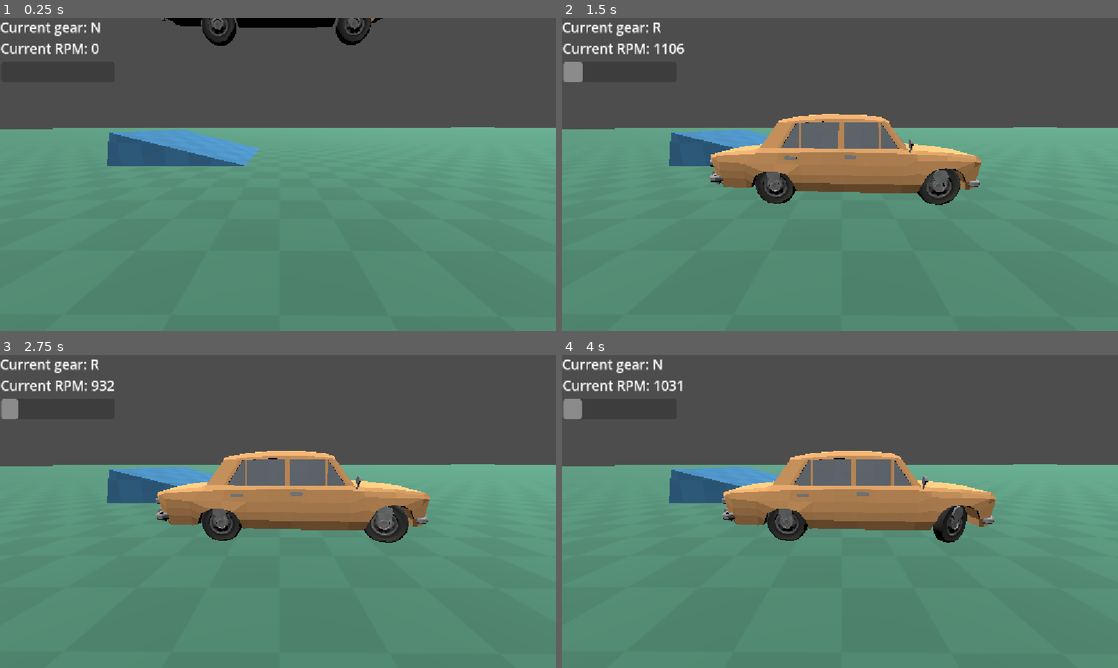
Above: before the commit, frames 1-4 (two rows, left to right).
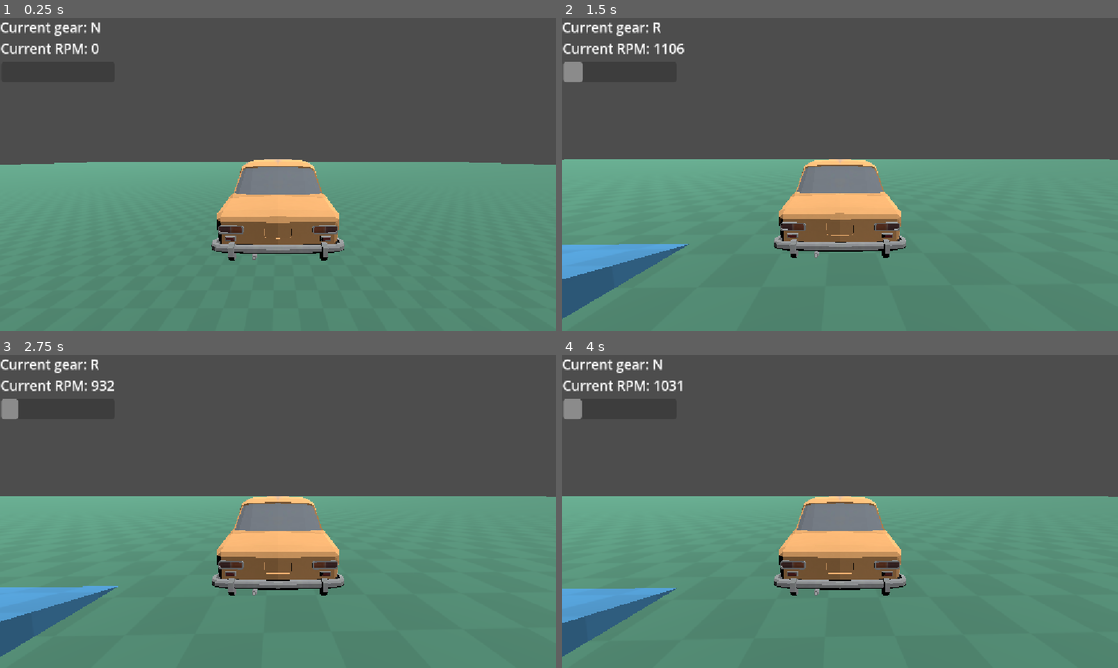
Above: after the commit, the same moments.

Repository: PotatoNutLover/Godot_Raycast_Car_Physics_V2
Game: Godot game, scene res://Scenes/main.tscn
Same seed, same stepped clock (60 frames per second), same inputs: the game is played once before the commit and once after it.
Inputs:
- Up to frame 1 (0.25 s): no input
- Up to frame 2 (1.5 s): hold Right (ui_right) 0.53-1.28 s; hold Z (shift_down) from 1.28 s (still down)
- Up to frame 3 (2.75 s): release Z (shift_down) at 2.03 s; hold Right (ui_right) from 2.03 s (still down)
- Up to frame 4 (4 s): release Right (ui_right) at 2.78 s; hold A (shift_up) 2.78-3.53 s; hold Left (ui_left) from 3.53 s (still down)

The runs differ from the first frame. In frame 1, 19% of the frame differs, in the area x 0-100%, y 0-78%; in frame 2, 23%, in the area x 0-100%, y 30-97%; in frame 3, 23%; in frame 4, 23%.

Commit message:
04.11.2026 brakes + suspension fixes

Diff:
--- a/RaycastCar/Scripts/Brake.gd
+++ b/RaycastCar/Scripts/Brake.gd
@@ -4,11 +4,11 @@
 @export var velocity_max: float = 15.0
 @export var velocity_min: float = 3.0
 @export var brake_force_max: float = 5000.0
-@export var brake_force_min: float = 2000.0
+@export var brake_force_min: float = 1000.0
 
 @export var max_temperature: float = 200.0
 @export var max_heating_per_second: float = 100
-@export var cooling_per_second: float = 50.0
+@export var cooling_per_second: float = 2.5
 
 @export var emission_energy_min: float = 0.0
 @export var emission_energy_max: float = 5.0
@@ -20,17 +20,21 @@
 	_material = $MeshInstance3D.get_surface_override_material(0)
 
 func _physics_process(delta: float) -> void:
-	#_temperature = clampf(_temperature - cooling_per_second * delta, 0.0, max_temperature)
-	_temperature = clampf(_temperature, 0.0, max_temperature)
+	_temperature = clampf(_temperature - cooling_per_second * delta, 0.0, max_temperature)
+	#_temperature = clampf(_temperature, 0.0, max_temperature)
 
-func get_brake_force(velocity_forward: float, delta: float) -> float:
-	if velocity_forward > velocity_min:
-		var velocity_percentage: float = velocity_forward / velocity_max
-		_temperature = clampf(
-			_temperature + max_heating_per_second * velocity_percentage * delta,
-			0.0,
-			max_temperature
-			)
+func get_brake_force(velocity_forward: float, brake_input: float, delta: float) -> float:
+	if brake_input > 0:
+		if abs(velocity_forward) > velocity_min:
+			var velocity_percentage: float = abs(velocity_forward) / velocity_max
+			_temperature = clampf(
+				_temperature + max_heating_per_second * velocity_percentage * delta,
+				0.0,
+				max_temperature
+				)
+	else:
+		_temperature = clampf(_temperature - cooling_per_second * delta, 0.0, max_temperature)
+
 	var heating_percent: float = _temperature / max_temperature
 	_material.emission_energy_multiplier = clampf(
 		heating_percent * emission_energy_max,
@@ -39,7 +43,7 @@
 	)
 
 	var brake_force: float = brake_force_max * (1.0 - heating_percent)
-	brake_force = clampf(brake_force, brake_force_min, brake_force_max)
+	brake_force = clampf(brake_force, brake_force_min, brake_force_max) * brake_input
 	return brake_force
 
 
--- a/RaycastCar/Scripts/CarWheel.gd
+++ b/RaycastCar/Scripts/CarWheel.gd
@@ -26,10 +26,13 @@
 	suspension_current_len = suspension_rest_len
 	suspension_prev_len = suspension_current_len
 	wheel_mesh = get_child(0)
-	car_brake = get_child(1)
+	car_brake = $"vaz-2101_wheel/Brake"
 
 func calculate_suspension_force(contact_point: Vector3, delta: float) -> float:
-	suspension_current_len = global_position.distance_to(contact_point)
+	var hit_local = -to_local(contact_point).y
+	suspension_current_len = hit_local
+	#suspension_current_len = global_position.distance_to(contact_point)
+	#print(str(global_position)+"  " + str(contact_point) + " " + str(suspension_current_len))
 	suspension_compression_speed = (suspension_current_len - suspension_prev_len) / delta
 	_remaining_suspension_len = suspension_rest_len + wheel_radius - suspension_current_len
 	_suspension_force = max(
@@ -54,5 +57,5 @@
 			)
 	wheel_mesh.rotate_x(-forward_vel / wheel_radius * delta)
 
-func get_brake_force(velocity_forward: float, delta: float) -> float:
-	return car_brake.get_brake_force(velocity_forward, delta)
+func get_brake_force(velocity_forward: float, brake_input: float, delta: float) -> float:
+	return car_brake.get_brake_force(velocity_forward,brake_input, delta)
--- a/RaycastCar/Scripts/RaycastCar.gd
+++ b/RaycastCar/Scripts/RaycastCar.gd
@@ -83,20 +83,22 @@
 				suspension_force,
 				velocity_forward,
 				velocity_lat,
-				wheel)
+				wheel,
+				delta)
 
 			wheel.update_wheel_visual(delta, velocity_forward)
 			apply_force(force_tire, wheel_offset)
 		wheel.update_wheel_visual(delta, 0)
 
-func calculate_force_per_tire(engine_force: float, brake_force: float, suspension_force: float, v_forward: float, v_lat: float, wheel: CarWheel) -> Vector3:
+func calculate_force_per_tire(engine_force: float, brake_force: float, suspension_force: float, v_forward: float, v_lat: float, wheel: CarWheel, delta: float) -> Vector3:
 	engine_force = engine_force * _throttle_input
 	if _brake_input != 0:
 		engine_force = 0
 	var rolling_resisnance: float = rolling_resistance_coef * v_forward
 	#brake_force = brake_force * _brake_input * sign(v_forward)
-	brake_force = brake_force * _brake_input * clamp(v_forward / 0.3, -1.0, 1.0)
+	#brake_force = brake_force * _brake_input * clamp(v_forward / 0.3, -1.0, 1.0)
 	var force_forward: float = engine_force - rolling_resisnance
+	brake_force = wheel.get_brake_force(v_forward, _brake_input, delta) * clamp(v_forward / 0.3, -1.0, 1.0)
 	if _brake_input > 0:
 		force_forward -= brake_force
 
--- a/RaycastCar/car.tscn
+++ b/RaycastCar/car.tscn
@@ -480,7 +480,7 @@
 
 [node name="vaz-2101_wheel" parent="Wheels/Wheel_FL" unique_id=615996651 instance=ExtResource("2_xy0t8")]
 
-[node name="Brake" parent="Wheels/Wheel_FL" unique_id=603665377 instance=ExtResource("8_o720c")]
+[node name="Brake" parent="Wheels/Wheel_FL/vaz-2101_wheel" unique_id=603665377 instance=ExtResource("8_o720c")]
 transform = Transform3D(1, 0, 0, 0, 1, 0, 0, 0, 1, -0.06015861, 0, 0)
 
 [node name="Wheel_RL" type="RayCast3D" parent="Wheels" unique_id=1259052274]
@@ -495,7 +495,7 @@
 
 [node name="vaz-2101_wheel" parent="Wheels/Wheel_RL" unique_id=598497092 instance=ExtResource("2_xy0t8")]
 
-[node name="Brake" parent="Wheels/Wheel_RL" unique_id=1292121028 instance=ExtResource("8_o720c")]
+[node name="Brake" parent="Wheels/Wheel_RL/vaz-2101_wheel" unique_id=1292121028 instance=ExtResource("8_o720c")]
 transform = Transform3D(1, 0, 0, 0, 1, 0, 0, 0, 1, -0.06015861, 0, 0)
 
 [node name="Wheel_FR" type="RayCast3D" parent="Wheels" unique_id=931816180]
@@ -511,8 +511,8 @@
 
 [node name="vaz-2101_wheel" parent="Wheels/Wheel_FR" unique_id=1067980896 instance=ExtResource("2_xy0t8")]
 
-[node name="Brake" parent="Wheels/Wheel_FR" unique_id=483405000 instance=ExtResource("8_o720c")]
-transform = Transform3D(1, 0, 0, 0, 1, 0, 0, 0, 1, 0.06, 0, 0)
+[node name="Brake" parent="Wheels/Wheel_FR/vaz-2101_wheel" unique_id=483405000 instance=ExtResource("8_o720c")]
+transform = Transform3D(1, 0, 0, 0, 1, 0, 0, 0, 1, 0.059999973, 0, 0)
 
 [node name="Wheel_RR" type="RayCast3D" parent="Wheels" unique_id=869956851]
 transform = Transform3D(1, 0, 0, 0, 1, 0, 0, 0, 1, 0.442, 0.35474297, 0.72324884)
@@ -526,5 +526,5 @@
 
 [node name="vaz-2101_wheel" parent="Wheels/Wheel_RR" unique_id=1229314473 instance=ExtResource("2_xy0t8")]
 
-[node name="Brake" parent="Wheels/Wheel_RR" unique_id=601870036 instance=ExtResource("8_o720c")]
-transform = Transform3D(1, 0, 0, 0, 1, 0, 0, 0, 1, 0.06, 0, 0)
+[node name="Brake" parent="Wheels/Wheel_RR/vaz-2101_wheel" unique_id=601870036 instance=ExtResource("8_o720c")]
+transform = Transform3D(1, 0, 0, 0, 1, 0, 0, 0, 1, 0.059999973, 0, 0)
--- /dev/null
+++ b/Scenes/camera_pivot.gd
@@ -0,0 +1,11 @@
+class_name CarCamera
+extends Node3D
+
+var player_car: RaycastCar
+
+func _physics_process(delta: float) -> void:
+	global_position = player_car.global_position
+	if Input.is_action_pressed("camera_option_1"):
+		rotation_degrees = Vector3(rotation_degrees.x, player_car.rotation_degrees.y - 110, rotation_degrees.z)
+	else:
+		rotation_degrees = Vector3(rotation_degrees.x, player_car.rotation_degrees.y, rotation_degrees.z)
--- a/Scenes/main.gd
+++ b/Scenes/main.gd
@@ -6,6 +6,7 @@
 func _ready() -> void:
 	player_car = $Car
 	car_ui = $CarUI
+	%CameraPivot.player_car = player_car
 
 	var car_info: CarInfo = player_car.get_car_info()
 	car_ui.set_rpm_label(car_info.current_rpm)
--- a/Scenes/main.tscn
+++ b/Scenes/main.tscn
@@ -4,6 +4,7 @@
 [ext_resource type="Script" uid="uid://d1wq4nptsgevd" path="res://Scenes/main.gd" id="1_jjvhh"]
 [ext_resource type="PackedScene" uid="uid://cl1fh7ga7037l" path="res://RaycastCar/car.tscn" id="2_bo1nx"]
 [ext_resource type="Script" uid="uid://clyiiu7sfsc7y" path="res://Scenes/car_ui.gd" id="3_8gbba"]
+[ext_resource type="Script" uid="uid://82ohgcvkmf5p" path="res://Scenes/camera_pivot.gd" id="5_kry3j"]
 
 [sub_resource type="StandardMaterial3D" id="StandardMaterial3D_7u77a"]
 albedo_color = Color(0.30967695, 0.54615545, 0.44952953, 1)
@@ -43,10 +44,8 @@
 material = SubResource("StandardMaterial3D_uj0h6")
 
 [node name="Car" parent="." unique_id=33558669 instance=ExtResource("2_bo1nx")]
+unique_name_in_owner = true
 transform = Transform3D(1, 0, 0, 0, 1, 0, 0, 0, 1, 0.09646773, 2.7653291, 0.089957476)
-
-[node name="Camera3D" type="Camera3D" parent="." unique_id=1938912669]
-transform = Transform3D(-0.008344751, -0.23104282, 0.97290784, -0.00198161, 0.9729436, 0.23103434, -0.9999632, 0, -0.0085768085, 2.7609093, 1.345855, 0)
 
 [node name="DirectionalLight3D" type="DirectionalLight3D" parent="." unique_id=1542059891]
 transform = Transform3D(0.956023, 0.079726264, 0.28224766, -0.29329172, 0.25987825, 0.9200235, 0, -0.9623445, 0.27183264, 0, 10.119255, 0)
@@ -76,4 +75,13 @@
 offset_bottom = 133.0
 show_percentage = false
 
+[node name="CameraPivot" type="Node3D" parent="." unique_id=1734664166]
+unique_name_in_owner = true
+transform = Transform3D(1, 0, 0, 0, 0.95071447, 0.31006768, 0, -0.31006768, 0.95071447, 0, 2.7988877, -0.0062168837)
+script = ExtResource("5_kry3j")
+
+[node name="Camera3D" type="Camera3D" parent="CameraPivot" unique_id=1938912669]
+transform = Transform3D(1, 0, 0, 0, 0.9758635, -0.21838135, 0, 0.21838135, 0.9758635, 0, 0.091181755, 3.054597)
+fov = 80.0
+
 [connection signal="shift_changed" from="Car" to="." method="_on_car_shift_changed"]
--- a/project.godot
+++ b/project.godot
@@ -32,6 +32,11 @@
 "events": [Object(InputEventKey,"resource_local_to_scene":false,"resource_name":"","device":-1,"window_id":0,"alt_press …(192 unchanged characters)…
 ]
 }
+camera_option_1={
+"deadzone": 0.2,
+"events": [Object(InputEventKey,"resource_local_to_scene":false,"resource_name":"","device":-1,"window_id":0,"alt_pressed":false,"shift_pressed":false,"ctrl_pressed":false,"meta_pressed":false,"pressed":false,"keycode":0,"physical_keycode":67,"key_label":0,"unicode":99,"location":0,"echo":false,"script":null)
+]
+}
 
 [physics]
 
Not shown, added: Scenes/camera_pivot.gd.uid
